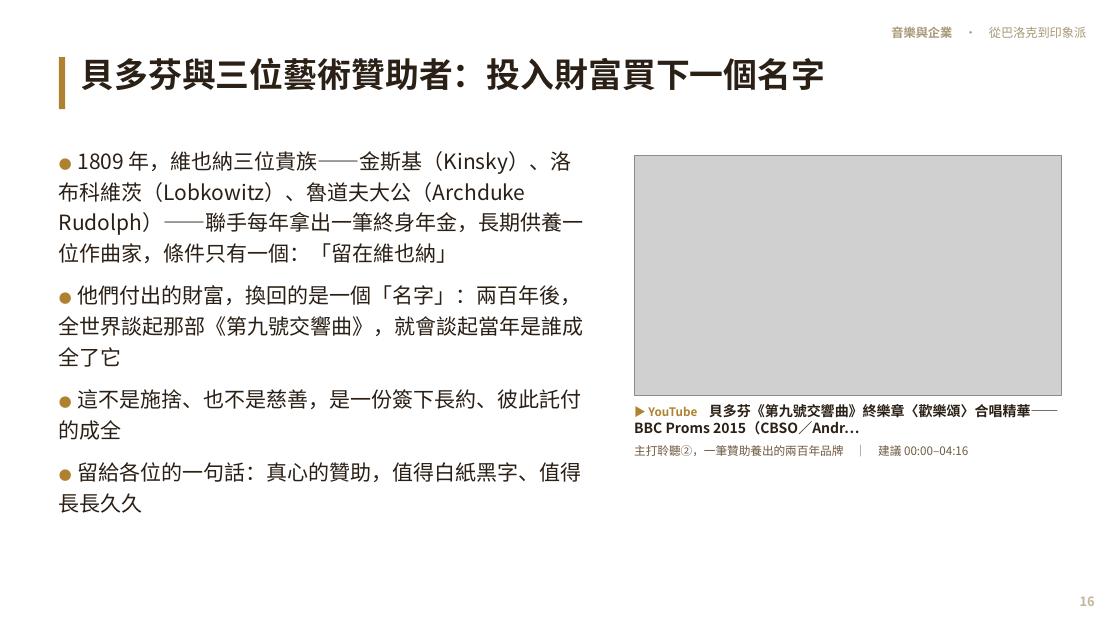
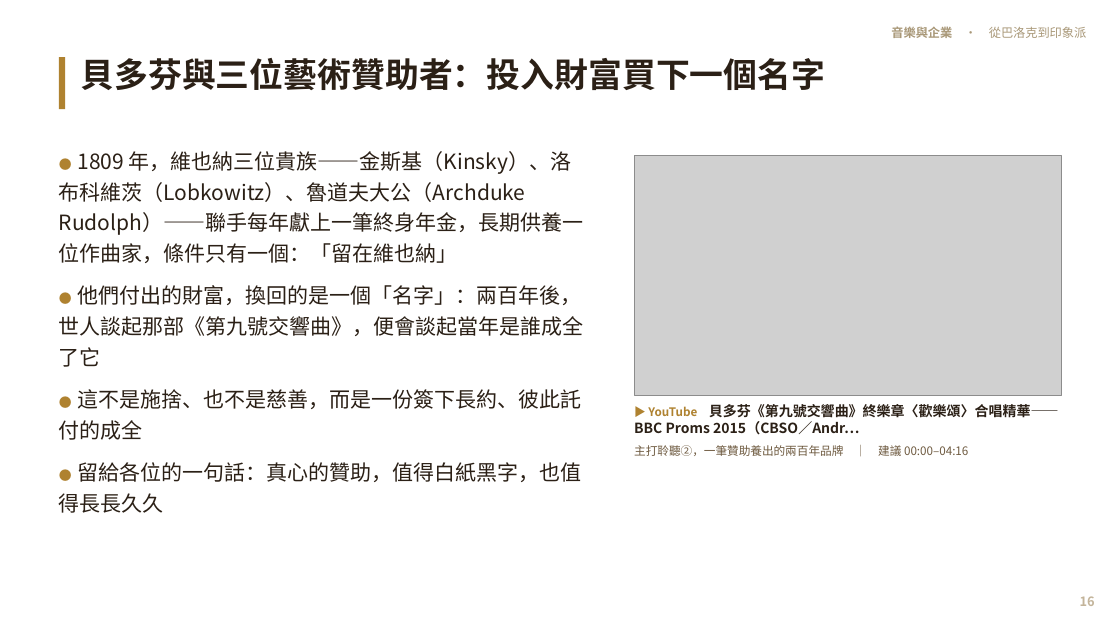
Before and after one commit to kblab2024/music-business-lecture, a slide deck: slide 16 of docs/downloads/音樂與企業-投影片.pptx. Drawn at 1120x630 pixels with LibreOffice and Linux fonts; fonts in the diff are those of the drawing; grey boxes stand for pictures. Boxes give left, top, right and bottom in pixels: in the first picture for what was removed or moved away, otherwise in the second. Text is boxed around its words. In the diff, an @@ line names an element or a change of style, - is before the commit and + after.

```diff
--- a/docs/downloads/音樂與企業-投影片.pptx
+++ b/docs/downloads/音樂與企業-投影片.pptx
@@ text at bbox=[59, 151, 584, 513]: text changed @@
-● 1809 年，維也納三位貴族——金斯基（Kinsky）、洛布科維茨（Lobkowitz）、魯道夫大公（Archduke Rudolph）——聯手每年拿出一筆終身年金，長期供養一位作曲家，條件只有一個：「留在維也納」
-● 他們付出的財富，換回的是一個「名字」：兩百年後，全世界談起那部《第九號交響曲》，就會談起當年是誰成全了它
-● 這不是施捨、也不是慈善，是一份簽下長約、彼此託付的成全
-● 留給各位的一句話：真心的贊助，值得白紙黑字、值得長長久久
+● 1809 年，維也納三位貴族——金斯基（Kinsky）、洛布科維茨（Lobkowitz）、魯道夫大公（Archduke Rudolph）——聯手每年獻上一筆終身年金，長期供養一位作曲家，條件只有一個：「留在維也納」
+● 他們付出的財富，換回的是一個「名字」：兩百年後，世人談起那部《第九號交響曲》，便會談起當年是誰成全了它
+● 這不是施捨、也不是慈善，而是一份簽下長約、彼此託付的成全
+● 留給各位的一句話：真心的贊助，值得白紙黑字，也值得長長久久
```
Also in this commit, not shown: 55 other slides changed, 7 other files.
